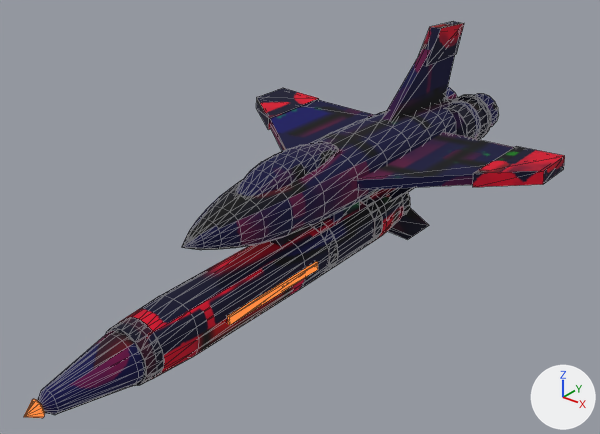
Before and after pictures for a commit that changed the glTF model assets/models/ships/lance_bomber.glb.
The view is the same before and after, from a 50 mm camera at (4.73, -6.64, 3.36) aimed at (0.05, -0.79, -0.27). The axes (+X, +Y, +Z) are drawn at lower right. The lights are the same throughout. The older version comes first. Mesh edges are drawn as thin lines. Vertices at exactly the same position are counted once.

Objects in the first picture: 'lance_bomber'.
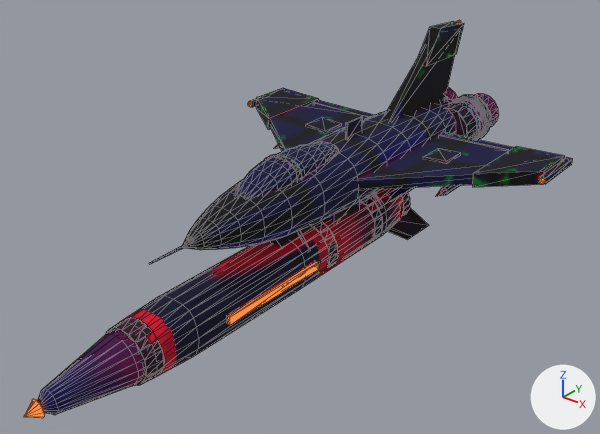
Scene script edits in JSON lines:
```json
{"block": "me_lance_bomber", "where": "# used by ob_lance_bomber; location = (0.0, 0.0, 0.0)"}
{"op": "remove", "block": "me_lance_bomber", "code": "me_lance_bomber.from_pydata(...)  # 1455 vertices, 2790 faces; spans x -1.89..1.89, y -4.05..2.76, z -1.11..1.16"}
{"op": "add", "block": "me_lance_bomber", "code": "me_lance_bomber.from_pydata(...)  # 1825 vertices, 3424 faces; spans x -1.94..1.94, y -4.05..2.76, z -1.11..1.16"}
{"block": "me_lance_bomber", "change": "me_lance_bomber part 1: a new loose piece, a 6-sided cut cone along y (radius 0.007 at the low end, 0.013 at the high end) spanning x -0.013..0.013, y -2.714..-2.3, z 0.007..0.03, in mat_lance_bomber_steel"}
{"block": "me_lance_bomber", "change": "me_lance_bomber part 2: a new loose piece, a 10-sided cylinder along y spanning x -0.007..0.559, y 2.063..2.086, z -0.269..0.269, in mat_lance_bomber_steel"}
{"block": "me_lance_bomber", "change": "me_lance_bomber part 3: a new loose piece, a 10-sided cylinder along y spanning x -0.007..0.559, y 2.112..2.135, z -0.269..0.269, in mat_lance_bomber_steel"}
{"block": "me_lance_bomber", "change": "me_lance_bomber part 4: a new loose piece, a 10-sided cylinder along y spanning x -0.007..0.559, y 2.162..2.185, z -0.269..0.269, in mat_lance_bomber_steel"}
{"block": "me_lance_bomber", "change": "me_lance_bomber part 5: a new loose piece, a box spanning x 1.872..1.937, y 0.681..1.343, z 0.101..0.165, in mat_lance_bomber_dark"}
{"block": "me_lance_bomber", "change": "me_lance_bomber part 6: a new loose piece, a box spanning x -1.937..-1.872, y 0.681..1.343, z 0.101..0.165, in mat_lance_bomber_dark"}
{"block": "me_lance_bomber", "change": "me_lance_bomber part 7: a new loose piece, a box spanning x -0.012..0.012, y 0.046..0.322, z 0.294..0.478, in mat_lance_bomber_dark"}
{"block": "me_lance_bomber", "change": "me_lance_bomber part 8: 82 vertices added at x -1.31..1.31, y 0.11..1.29, z -0.57..0.15"}
{"block": "me_lance_bomber", "change": "me_lance_bomber part 9: 48 vertices added at x -0.25..0.25, y -1.04..-0.85, z -0.57..0.43"}
{"block": "me_lance_bomber", "change": "me_lance_bomber part 10: 2104 kept faces spanning x -1.89..1.89, y -3.96..2.58, z -1.11..1.16 get new texture (UV) coordinates"}
{"block": "me_lance_bomber", "change": "other edits to the shape of me_lance_bomber do not show in these pictures"}
```

What differs and where, as boxes (x1, y1, x2, y2) in the pictures (600 x 434 px):
```json
{"object": "lance_bomber", "change": "reshaped", "before": [24, 21, 565, 418], "after": [24, 20, 573, 418]}
{"part": 1, "of": "me_lance_bomber", "change": "added", "after": [149, 245, 184, 264]}
{"part": 2, "of": "me_lance_bomber", "change": "added", "after": [453, 99, 484, 139]}
{"part": 3, "of": "me_lance_bomber", "change": "added", "after": [459, 98, 486, 138]}
{"part": 4, "of": "me_lance_bomber", "change": "added", "after": [461, 97, 488, 137]}
{"part": 5, "of": "me_lance_bomber", "change": "added", "after": [539, 157, 573, 184]}
{"part": 6, "of": "me_lance_bomber", "change": "added", "after": [249, 98, 257, 107]}
{"part": 7, "of": "me_lance_bomber", "change": "added", "after": [345, 116, 363, 138]}
{"part": 8, "of": "me_lance_bomber", "change": "added", "after": [274, 102, 509, 201]}
{"part": 9, "of": "me_lance_bomber", "change": "added", "after": [264, 154, 306, 242]}
{"part": 10, "of": "me_lance_bomber", "change": "surface changed", "before": [37, 21, 565, 414], "after": [37, 21, 565, 414]}
```
